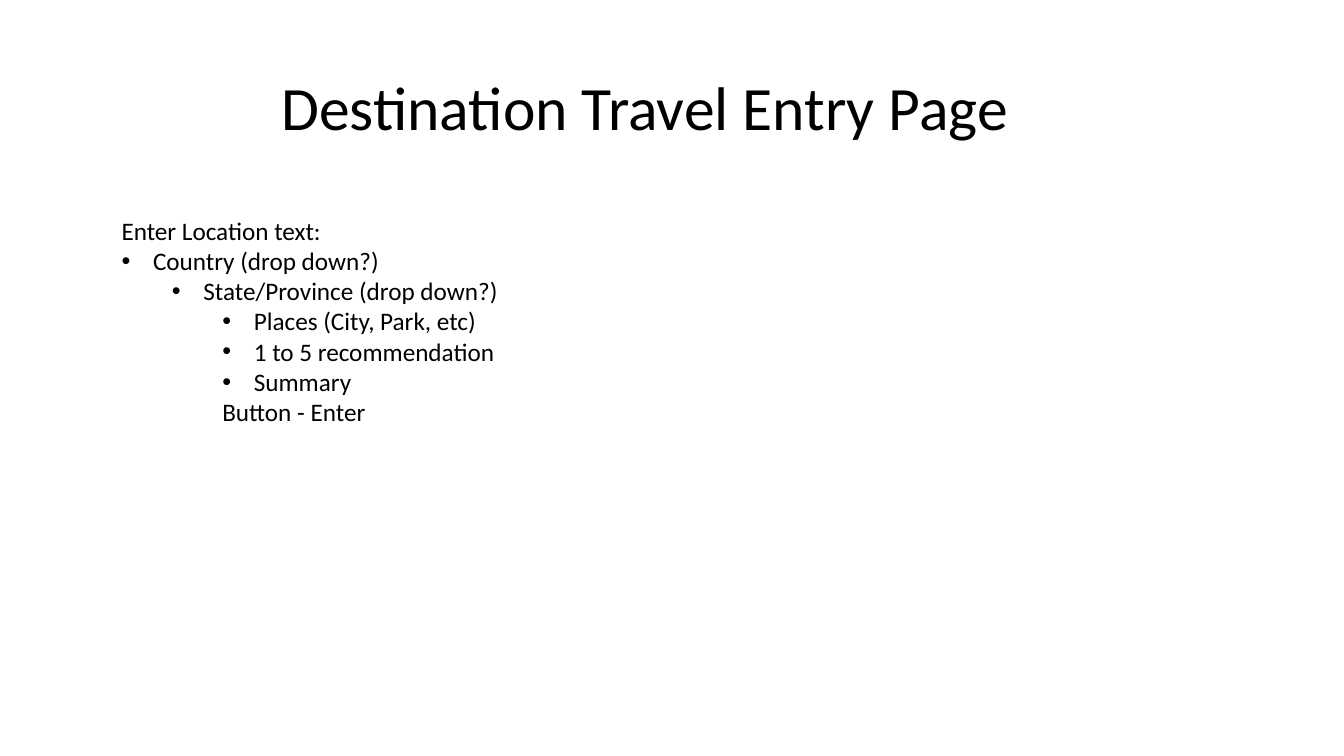
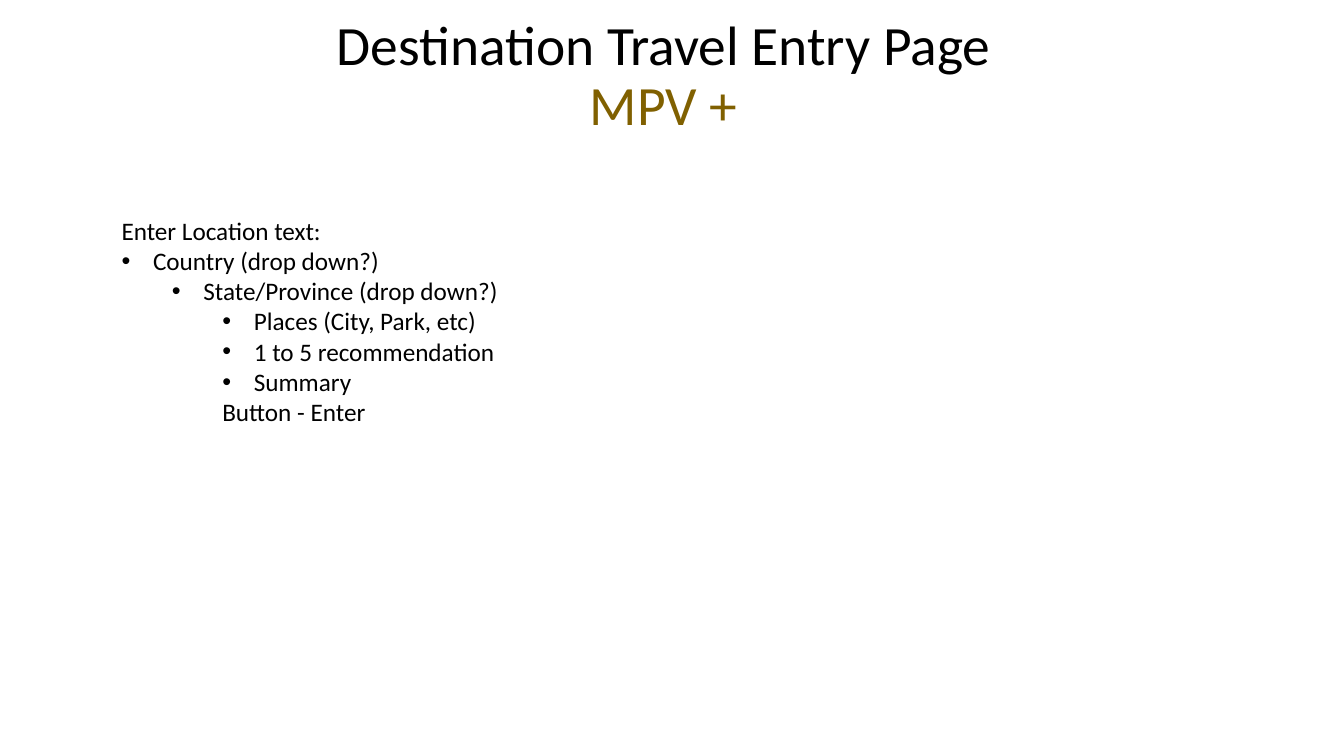
Before and after one commit to xjeffss/travel_project2, a slide deck: slide 5 of travelpedia plan.pptx. Drawn at 1344x756 pixels with LibreOffice and Linux fonts; fonts in the diff are those of the drawing. Boxes give left, top, right and bottom in pixels: in the first picture for what was removed or moved away, otherwise in the second. Text is boxed around its words. In the diff, an @@ line names an element or a change of style, - is before the commit and + after.

```diff
--- a/travelpedia plan.pptx
+++ b/travelpedia plan.pptx
@@ title at [337, 26, 990, 125]: text changed; size 44 to 39.6 pt @@
-Destination Travel Entry Page
+Destination Travel Entry Page
+MPV +
```
Also in this commit, not shown: 2 other slides changed.
